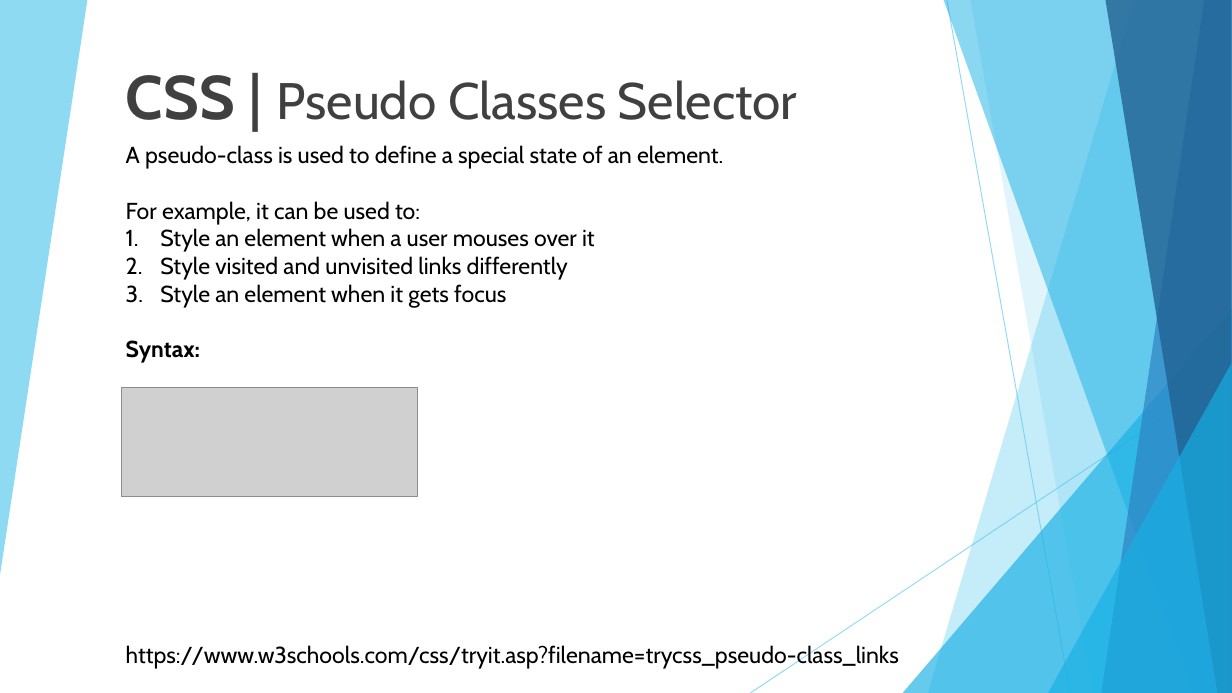
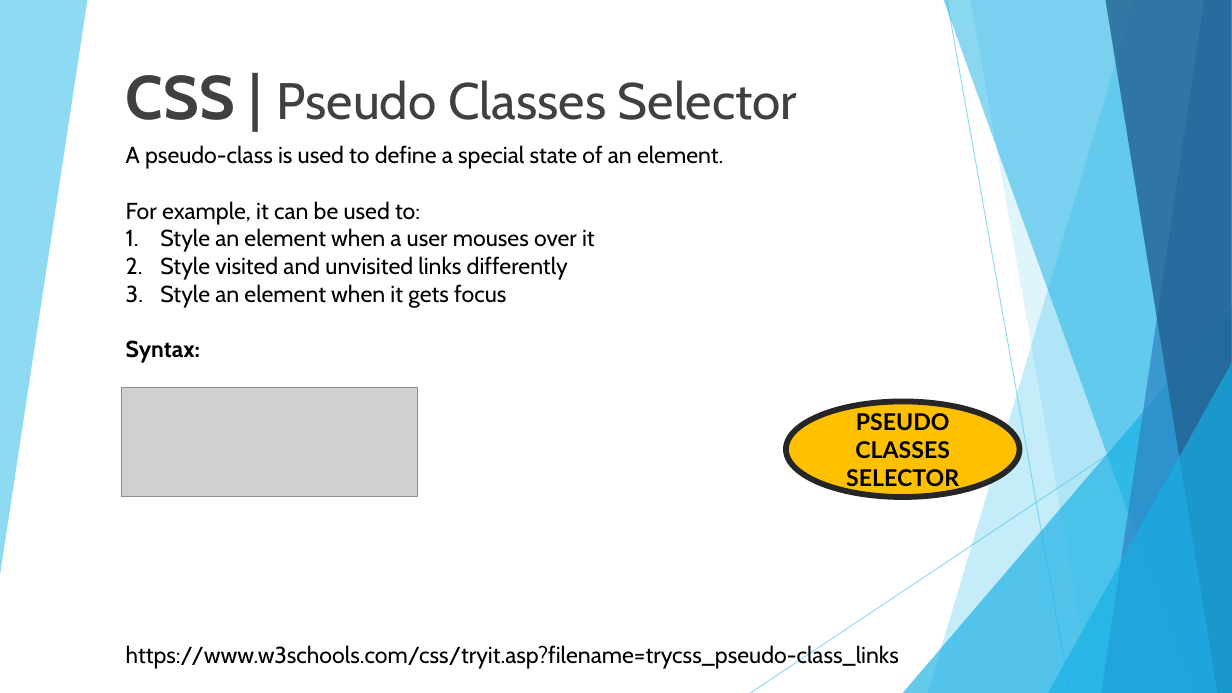
Before and after one commit to 01Primo/slides, a slide deck: slide 28 of 05_CSS.pptx (slide 20 before the commit). Drawn at 1232x693 pixels with LibreOffice and Linux fonts; fonts in the diff are those of the drawing; grey boxes stand for pictures. Boxes give left, top, right and bottom in pixels: in the first picture for what was removed or moved away, otherwise in the second. Text is boxed around its words. In the diff, an @@ line names an element or a change of style, - is before the commit and + after.

```diff
--- a/05_CSS.pptx
+++ b/05_CSS.pptx
@@ ellipse added at [787, 401, 1020, 496], fill #FFC000, outline #262626 4.5 pt, 18 pt, text #000000, bold @@
+PSEUDO CLASSES SELECTOR
```
Also in this commit, not shown: 1 other slide changed, 15 slides added, 1 slide removed.
